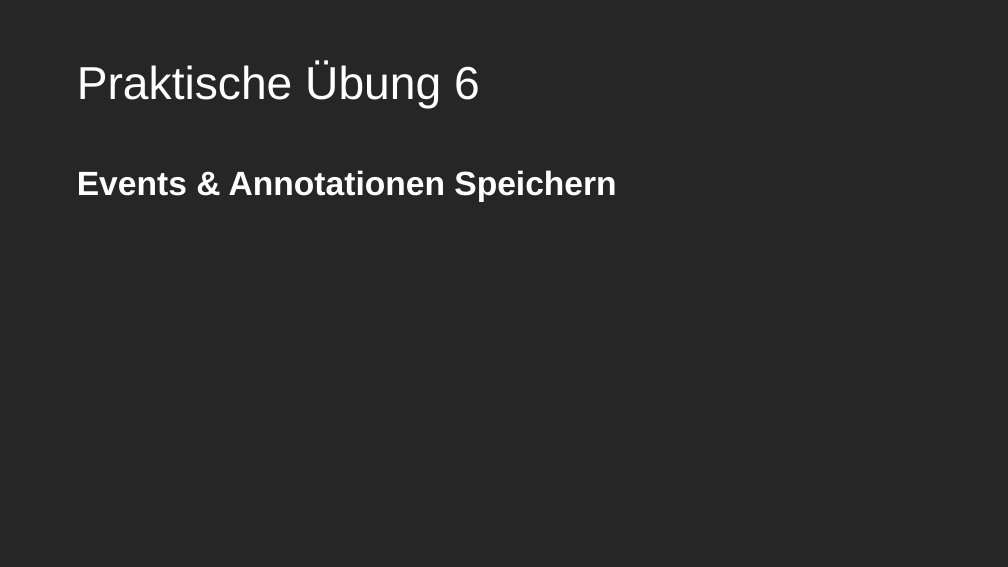
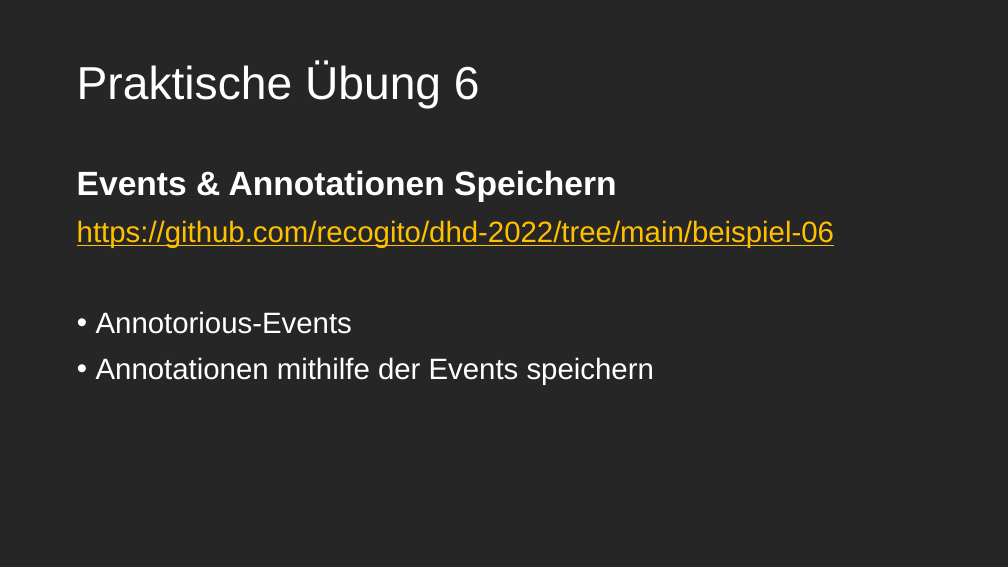
Before and after one commit to rsimon/dhd-2022, a slide deck: slide 21 of Annotorious-Intro-DHd.pptx. Drawn at 1008x567 pixels with LibreOffice and Linux fonts; fonts in the diff are those of the drawing. Boxes give left, top, right and bottom in pixels: in the first picture for what was removed or moved away, otherwise in the second. Text is boxed around its words. In the diff, an @@ line names an element or a change of style, - is before the commit and + after.

```diff
--- a/Annotorious-Intro-DHd.pptx
+++ b/Annotorious-Intro-DHd.pptx
@@ text at box(77, 220, 834, 385): paragraphs added @@
+https://github.com/recogito/dhd-2022/tree/main/beispiel-06
+• Annotorious-Events
+• Annotationen mithilfe der Events speichern
```
Also in this commit, not shown: 6 other slides changed.
